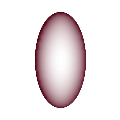
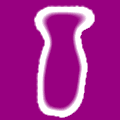
Before/after of a 120x120 layered artwork. What changed in the layer stack:
hid "Paint Layer 1" over [0, 0, 120, 120]
added layer "RadfIG" above "Radf" over [0, 0, 120, 120]
added layer "bg" over [0, 0, 120, 120]
